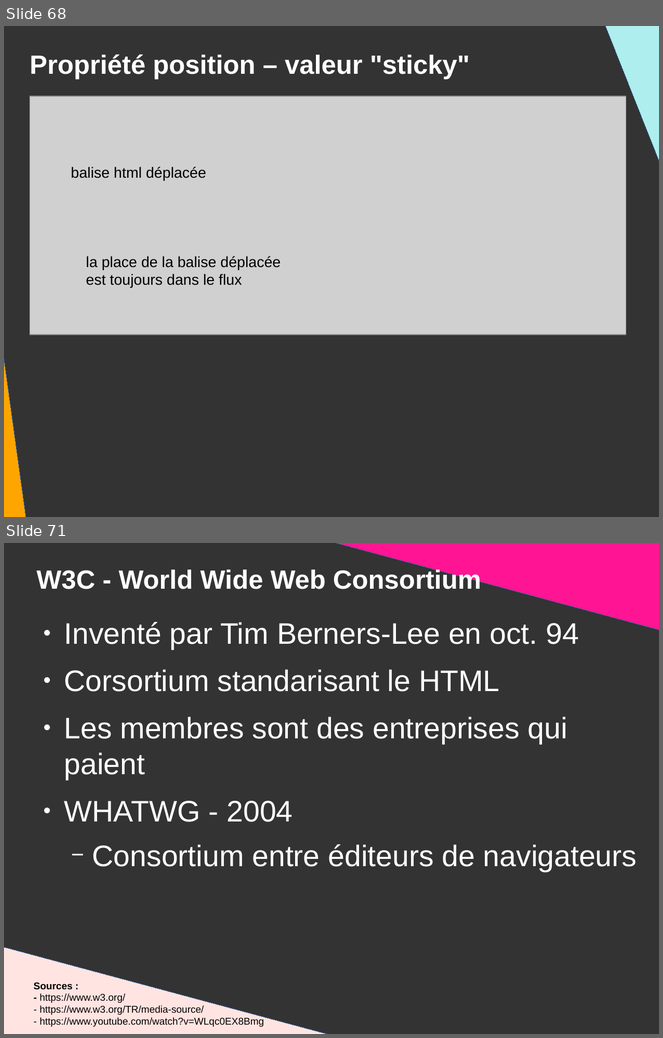
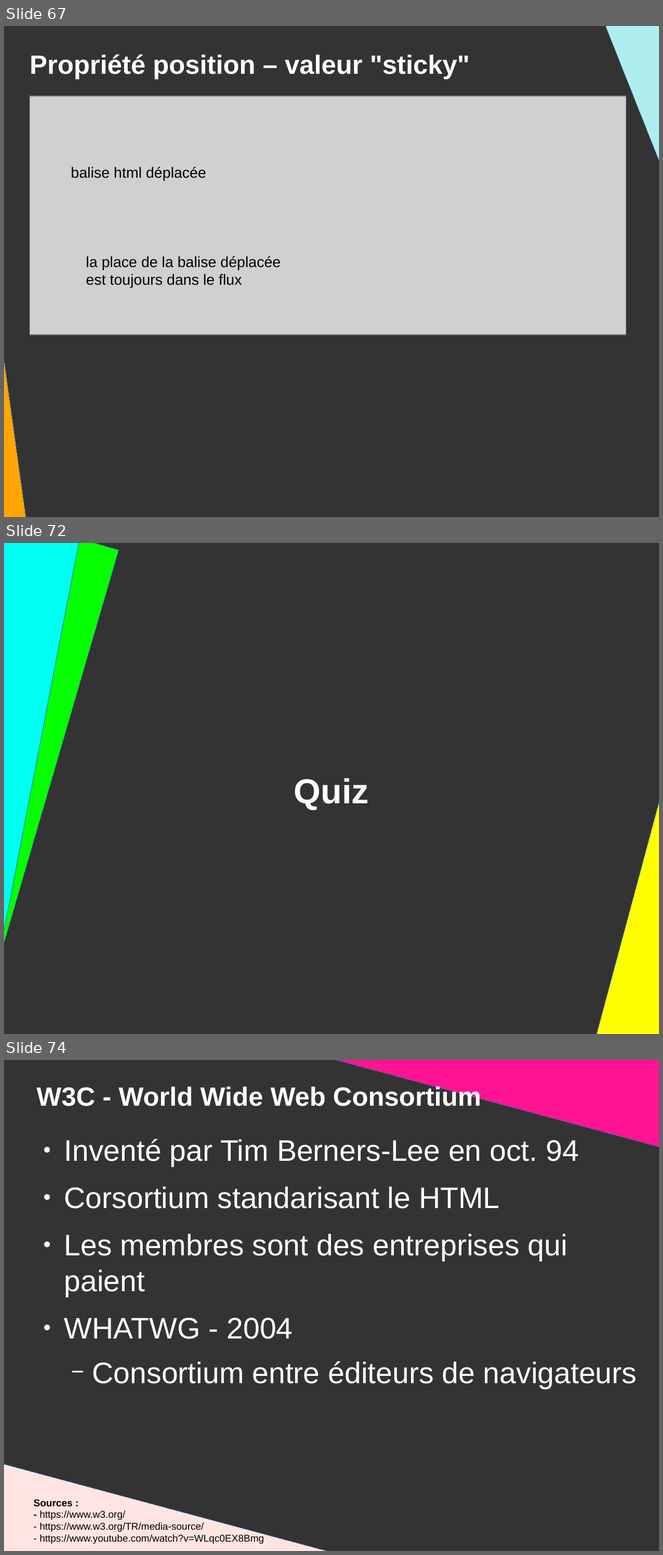
Before and after one commit to DanYellow/presentations, a slide deck: mmi/html/travaux-pratiques/numero-2/presentation.odp. Shown one above the other, each under a label of ours: slides 68 and 71 before the commit, slides 67, 72 and 74 after it; the slides between them are not shown. The pictures are 663x1038 and 663x1555 pixels, drawn with LibreOffice and Linux fonts; fonts in the diff are those of the drawing; grey boxes stand for pictures. Boxes give left, top, right and bottom in pixels: in the first picture for what was removed or moved away, otherwise in the second. Text is boxed around its words. In the diff, an @@ line names an element or a change of style, - is before the commit and + after.

```diff
--- a/mmi/html/travaux-pratiques/numero-2/presentation.odp
+++ b/mmi/html/travaux-pratiques/numero-2/presentation.odp
@@ slide 72 added at [4,543,659,1034], background #333333 @@
@@ rectangle added at [4,543,119,949], fill #06FF00, outline #3465A4 0 pt @@
@@ rectangle added at [4,543,81,948], fill #00FFF3, outline #3465A4 0 pt @@
@@ right triangle added at [591,716,659,1034], fill #FFFF00, outline #3465A4 0 pt @@
@@ title added at [294,778,369,810], 42 pt, text #FFFFFF, bold @@
+Quiz
@@ what was slide 68 is now slide 67 @@
@@ what was slide 71 is now slide 74 @@
```
Also in this commit, not shown: 2 slides changed, 3 other slides added, 1 slide removed, 6 other files.
